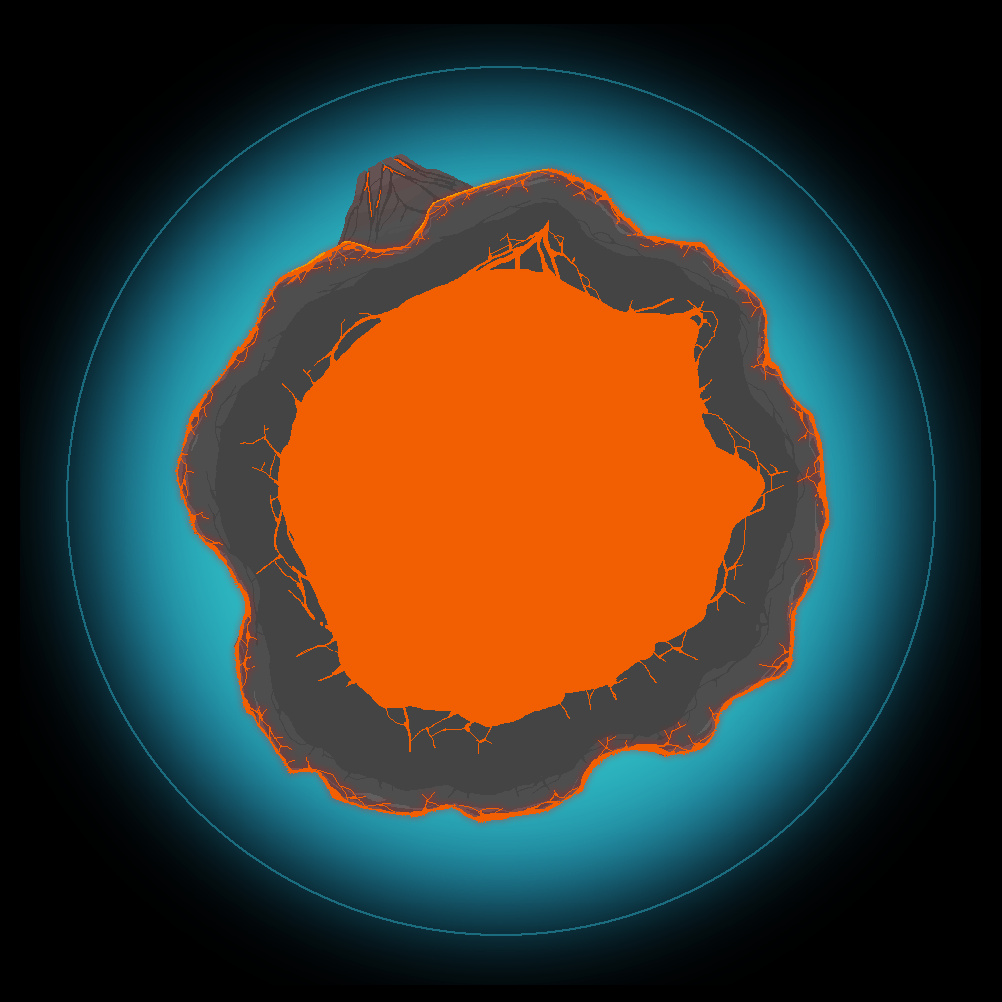
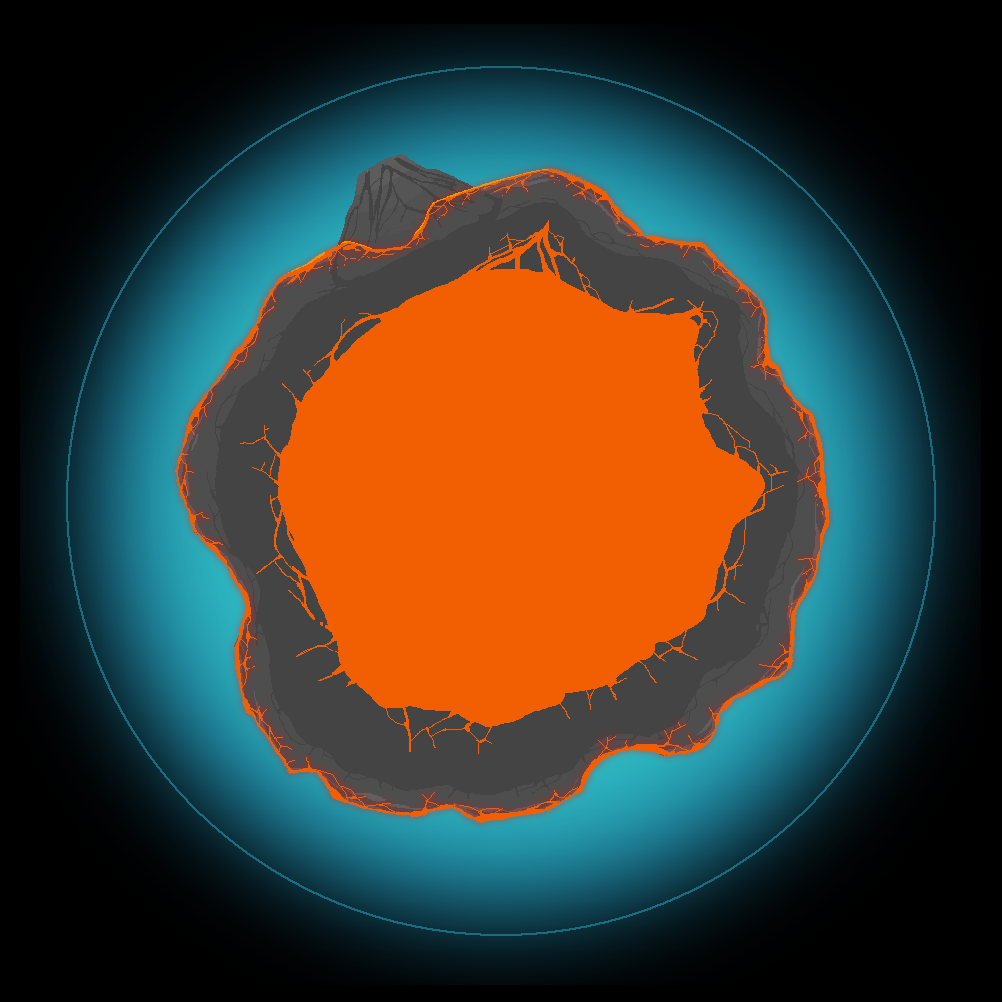
Layered file, before and after one edit (1002 × 1002). Changes by layer:
showed "Volcano" over (330, 154, 503, 287)
